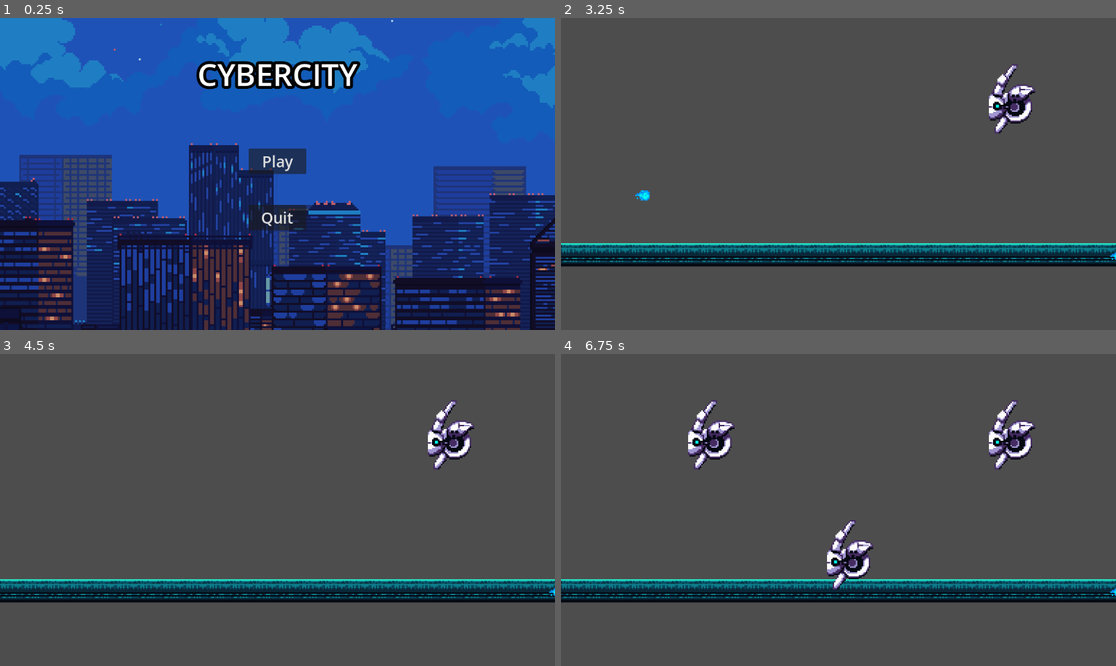
Above: before the commit, frames 1-4 (two rows, left to right).
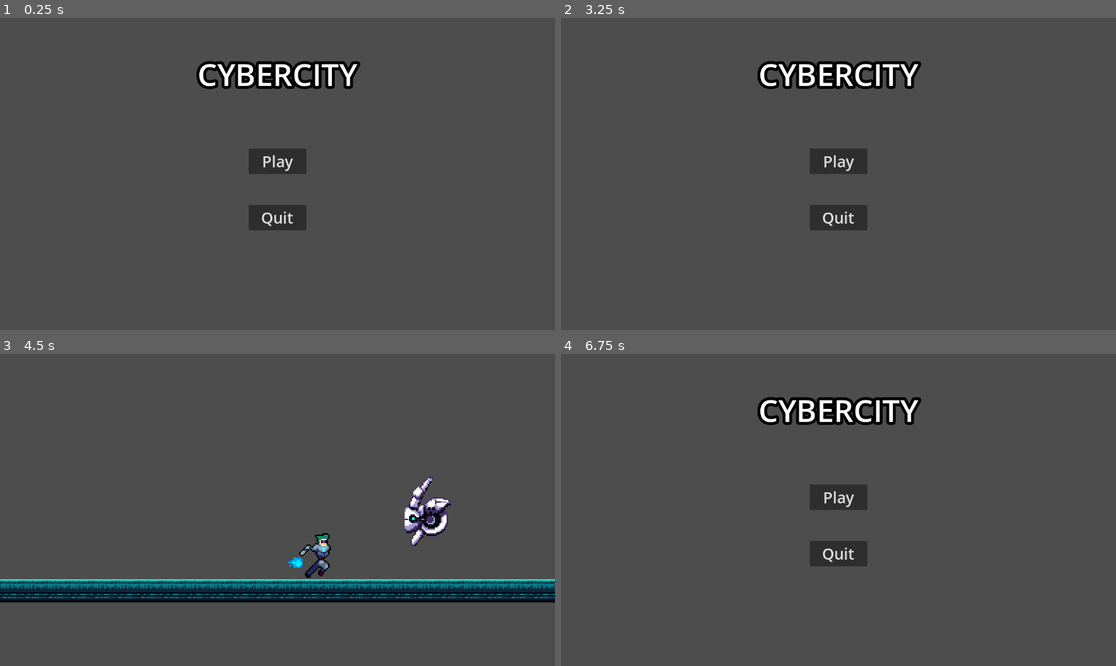
Above: after the commit, the same moments.

Repository: pranavReddy120/CyberCityV3
Game: Godot game, scene res://Scenes/main_menu.tscn
Same seed, same stepped clock (60 frames per second), same inputs: the game is played once before the commit and once after it.
Inputs (mouse positions are in pixels of both pictures, inside the frame that each line leads up to):
- Up to frame 1 (0.25 s): no input
- Up to frame 2 (3.25 s): click "Play" at 0.5 s; move the mouse to (960, 158) at 1.27 s; hold Up (jump) 1.28-2.03 s; hold Right (right) 1.28-2.78 s; tap Space (shoot) at 1.35, 2.3, 2.85 s; move the mouse to (727, 189) at 2.02 s; tap Up (jump) at 2.1, 2.27, 2.57 s; move the mouse to (894, 105) at 2.77 s; hold Left (left) from 2.78 s (still down); hold Up (jump) from 2.78 s (still down)
- Up to frame 3 (4.5 s): release Left (left) at 3.5 s; release Up (jump) at 3.5 s; click (277, 497) at 3.5 s, where only the run after the commit has a clickable "Play"; move the mouse to (249, 572) at 4.27 s; hold Right (right) from 4.28 s (still down); tap Space (shoot) at 4.35 s
- Up to frame 4 (6.75 s): tap Up (jump) at 4.52, 4.82, 6.02, 6.32 s; move the mouse to (1005, 556) at 5.02 s; hold Up (jump) 5.03-5.78 s; move the mouse to (672, 463) at 5.77 s; release Right (right) at 5.78 s; hold Left (left) 5.78-6.53 s; tap Space (shoot) at 5.85, 6.6 s; tap Enter at 6.5 s; move the mouse to (866, 510) at 6.52 s; hold Right (right) from 6.53 s (still down); hold Up (jump) from 6.53 s (still down)

The runs differ from the first frame. In frame 1, 97% of the frame differs, in the area x 0-100%, y 0-100%; in frame 2, 12%; in frame 3, 2.5%; in frame 4, 14%.

Commit message:
Shooting Code

Diff:
--- a/Scenes/main_menu.tscn
+++ b/Scenes/main_menu.tscn
@@ -1,6 +1,5 @@
-[gd_scene load_steps=4 format=3 uid="uid://bpopg5hsbmwcn"]
+[gd_scene load_steps=3 format=3 uid="uid://bpopg5hsbmwcn"]
 
-[ext_resource type="Texture2D" uid="uid://bnpc64s7h8agh" path="res://Assets/background.png" id="1_17psm"]
 [ext_resource type="Script" path="res://Scripts/main_menu.gd" id="1_60q0h"]
 
 [sub_resource type="SystemFont" id="SystemFont_xuof0"]
@@ -16,7 +15,6 @@
 anchor_bottom = 1.0
 grow_horizontal = 2
 grow_vertical = 2
-texture = ExtResource("1_17psm")
 
 [node name="MarginContainer" type="MarginContainer" parent="."]
 anchors_preset = 15
--- a/Scripts/player.gd
+++ b/Scripts/player.gd
@@ -10,6 +10,19 @@
 const JUMP_VELOCITY = -300
 var speed = 300
 var can_shoot = true
+var direction = Vector2.RIGHT
+
+func Facing_Direction():
+	#default is to look right
+	if Input.is_action_pressed("right"):
+		direction = Vector2.RIGHT
+	if Input.is_action_pressed("left"):
+		direction = Vector2.LEFT
+	if Input.is_action_pressed("jump"):
+		direction = Vector2.UP
+	if Input.is_action_pressed("down"):
+		direction = Vector2.DOWN
+
 
 
 
@@ -17,7 +30,22 @@
 	var bullet = bullet_path.instantiate() # instance of a bullet
 	get_parent().add_child(bullet) # sets the bullet as the child of the shooter
 	bullet.global_position = $Node2D/Marker2D.global_position
-	bullet.velocity = get_global_mouse_position() - bullet.position
+	Facing_Direction()
+	if (direction==Vector2.RIGHT):
+			bullet.velocity = Vector2(20,0)
+	if (direction==Vector2.LEFT):
+			bullet.velocity = Vector2(-20,0)
+			if (animated_sprite.get_animation()=="run"):
+				bullet.global_position.x -=25
+
+	if (direction==Vector2.DOWN):
+			bullet.velocity = Vector2(0,20)
+			bullet.global_position.y +=20
+			bullet.global_position.x -=5
+	if (direction==Vector2.UP):
+			bullet.velocity = Vector2(0,-20)
+			bullet.global_position.y -=20
+			bullet.global_position.x -=5
 
 func _process(delta):
 	$Node2D.look_at(get_global_mouse_position())
